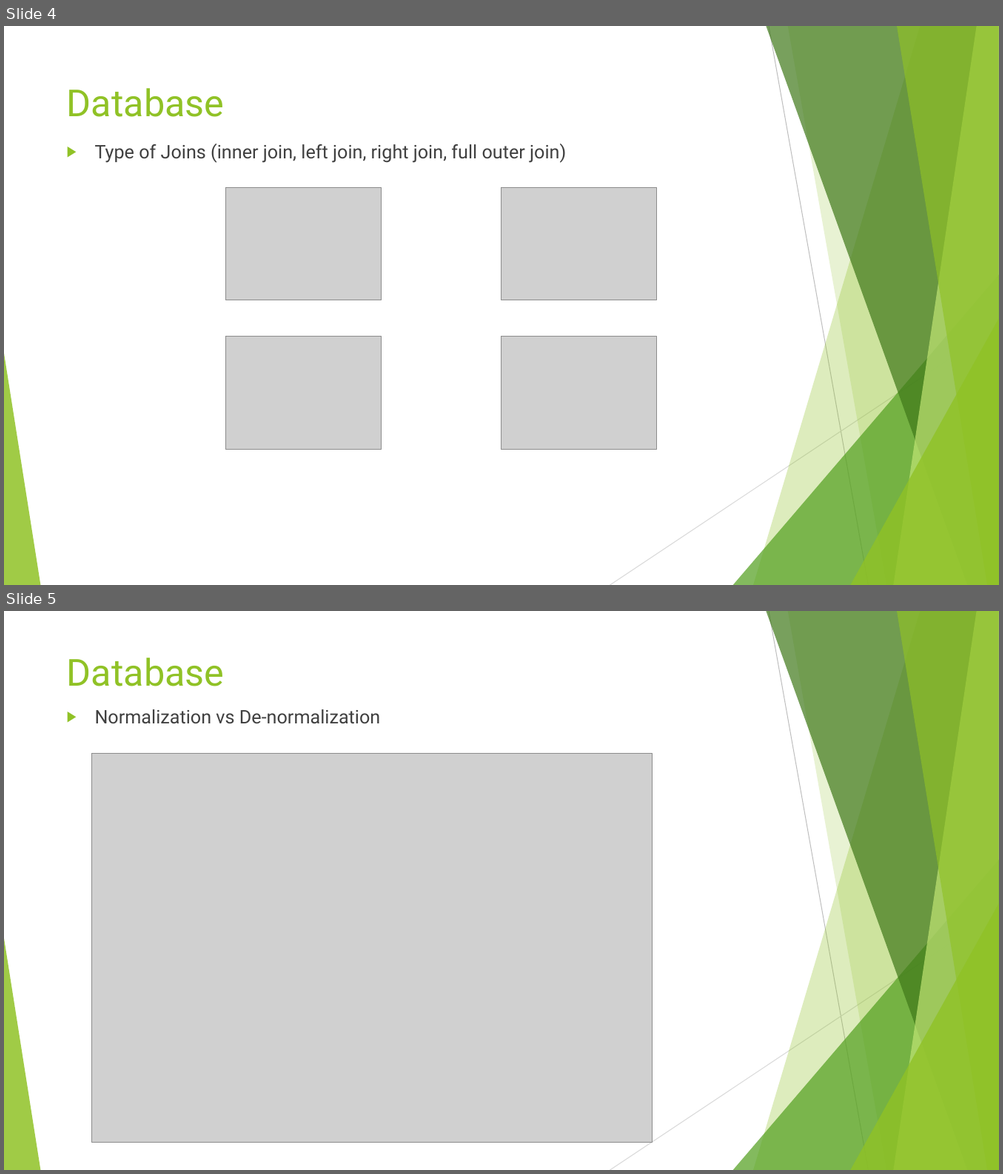
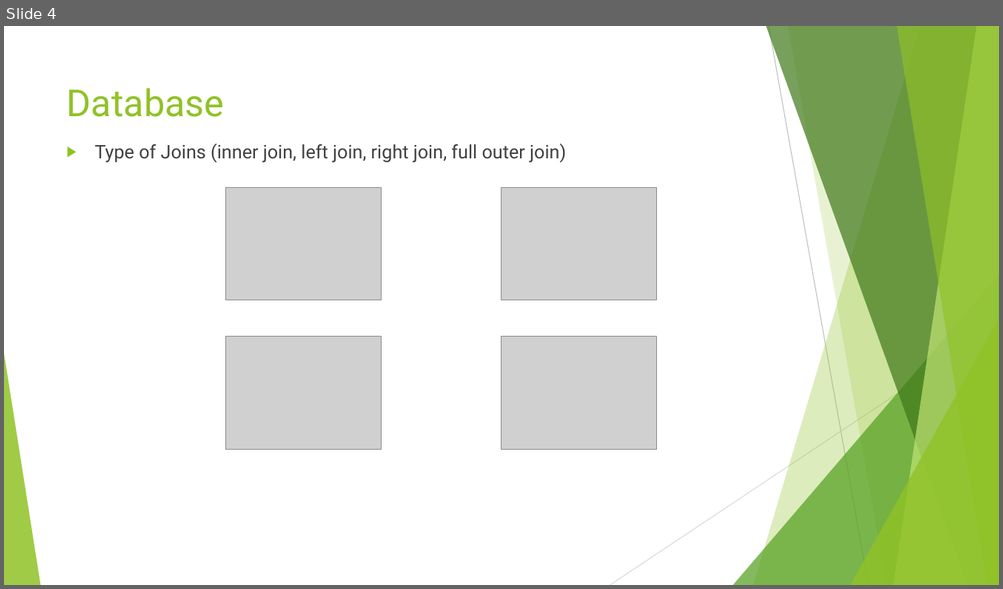
Before and after one commit to liqichen168/Course-May-2019, a slide deck: powerpoints/2_J2EE.pptx. Shown one above the other, each under a label of ours: slides 4 and 5 before the commit, slide 4 after it. The pictures are 1003x1174 and 1003x589 pixels, drawn with LibreOffice and Linux fonts; fonts in the diff are those of the drawing; grey boxes stand for pictures. Boxes give left, top, right and bottom in pixels: in the first picture for what was removed or moved away, otherwise in the second. Text is boxed around its words. In the diff, an @@ line names an element or a change of style, - is before the commit and + after.

```diff
--- a/powerpoints/2_J2EE.pptx
+++ b/powerpoints/2_J2EE.pptx
@@ slide 5 removed at (4,611,999,1170), background #FFFFFF; not listed: 10 template elements that a slide beside it also shows @@
@@ title removed at (67,658,225,686) @@
-Database
@@ text removed at (95,709,380,724) @@
-▶ Normalization vs De-normalization
@@ picture removed at (91,754,652,1142) @@
```
Also in this commit, not shown: 3 slides changed, 2 slides added, 4 other slides removed, 3 other files.
